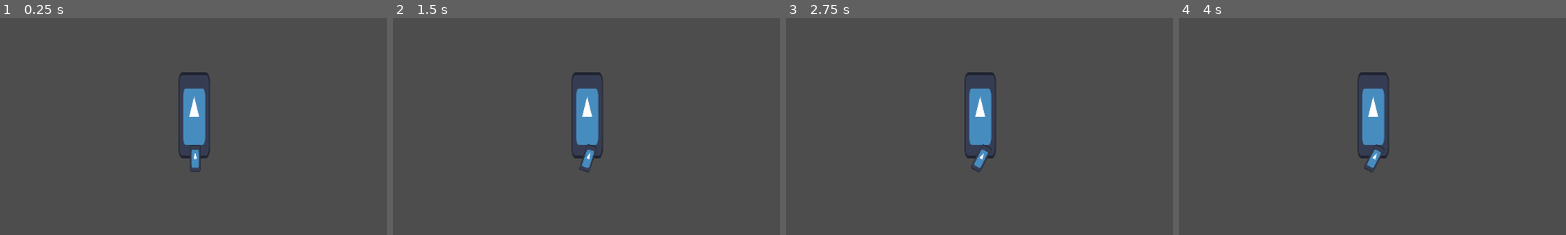
Above: before the commit, frames 1-4 (left to right).
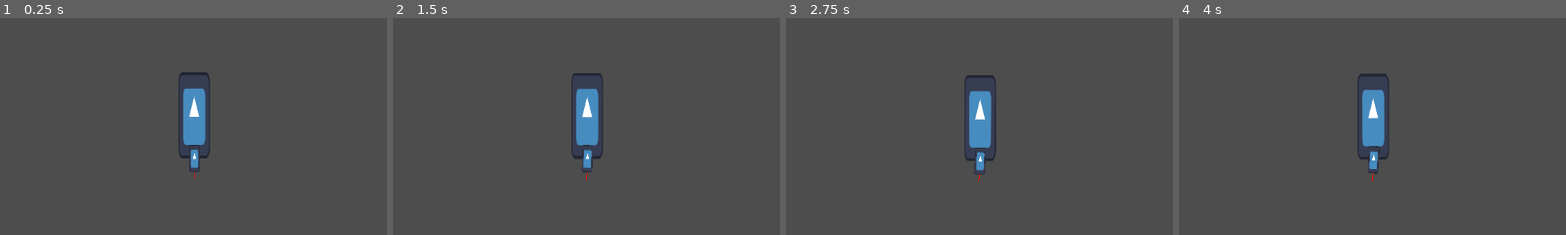
Above: after the commit, the same moments.

Repository: DwoaC/player_physics
Game: Godot game, scene res://player.tscn
Same seed, same stepped clock (60 frames per second), same inputs: the game is played once before the commit and once after it. The engine's default icon, where the game draws it, is replaced by a stand-in: a white triangle on a blue panel in a dark square.
Inputs:
- Up to frame 1 (0.25 s): no input
- Up to frame 2 (1.5 s): tap Enter at 0.5 s; hold D (right) 0.53-1.28 s; tap Space at 1.25 s; hold S (backward) from 1.28 s (still down)
- Up to frame 3 (2.75 s): tap Enter at 2 s; release S (backward) at 2.03 s; hold D (right) from 2.03 s (still down)
- Up to frame 4 (4 s): tap Space at 2.75 s; release D (right) at 2.78 s; hold W (forward) 2.78-3.53 s; tap Enter at 3.5 s; hold A (left) from 3.53 s (still down)
The pictures show only the part of the screen within x 18-67%, y 20-69%; the shares and areas given below are measured in that part.

The runs differ from the first frame. In frame 1, 0.1% of the frame differs, in the area x 48-52%, y 59-75%; in frame 2, 0.2%; in frame 3, 0.8%, in the area x 46-55%, y 25-76%; in frame 4, 0.5%.

Commit message:
motor working

Diff:
--- /dev/null
+++ b/motor.gd
@@ -0,0 +1,10 @@
+extends Sprite2D
+
+
+func _draw():
+	draw_line(position, -Vector2.UP.rotated(rotation) * 100, Color(1, 0, 0, 1))
+	#draw_line(Vector2.ZERO, position * 2, Color(0., 1., 0., 1.))
+
+# Called every frame. 'delta' is the elapsed time since the previous frame.
+func _process(delta):
+	queue_redraw()
--- a/player.gd
+++ b/player.gd
@@ -1,51 +1,57 @@
 extends RigidBody2D
 
-@export var force_scale = 20.
+@export var force_scale = 200.
 
 @onready var motor = %motor
 
 var angle: float = 0:
-    get:
-        return angle
-    set(value):
-        angle = value
-        if angle < -limit:
-            angle = -limit
-        elif angle > limit:
-            angle = limit
+	get:
+		return angle
+	set(value):
+		angle = value
+		if angle < -limit:
+			angle = -limit
+		elif angle > limit:
+			angle = limit
 
-        print(angle)
+		print(angle)
 
-var n_steps: float = 20.
+var n_steps: float = 200.
 var delta_angle: float = PI / n_steps
-var limit: float = (PI / n_steps) * (n_steps * 1./5.)
+var limit: float = (PI / n_steps) * (n_steps * 1./25.)
 
-func _process(delta):
-    pass
+
+func _physics_process(delta):
+	pass
 
 func _input(event):
-    if event.is_action("left"):
-        left()
-    elif event.is_action("right"):
-        right()
-    elif event.is_action("forward"):
-        forward()
-    elif event.is_action("backward"):
-        backward()
+	if event.is_action("left"):
+		left()
+	elif event.is_action("right"):
+		right()
+	elif event.is_action("forward"):
+		forward()
+	elif event.is_action("backward"):
+		backward()
+	queue_redraw()
 
 func left():
-    angle -= delta_angle
-    motor.rotation = angle
+	angle -= delta_angle
+	motor.rotation = angle
 
 func right():
-    angle += delta_angle
-    motor.rotation = angle
+	angle += delta_angle
+	motor.rotation = angle
 
 func forward():
-    var force: Vector2 = Vector2.UP.rotated(motor.rotation + rotation)
-    add_constant_force(force*force_scale, motor.position)
-    print(motor.position, ' ', global_position - motor.global_position)
+	var force: Vector2 = Vector2.UP.rotated(motor.global_rotation)
+	apply_force(force*force_scale, motor.global_position - global_position)
+	print(
+		motor.position, ' ',
+		force*force_scale, ' ',
+		global_position - motor.global_position
+	)
 
 func backward():
-    var force: Vector2 = Vector2.UP.rotated(motor.rotation)
-    add_constant_force(-force*force_scale, motor.position)
+	var force: Vector2 = Vector2.UP.rotated(motor.global_rotation)
+	apply_force(-force*force_scale, motor.global_position - global_position)
--- a/player.tscn
+++ b/player.tscn
@@ -1,29 +1,33 @@
-[gd_scene load_steps=4 format=3 uid="uid://cjhrs2kh30060"]
+[gd_scene load_steps=5 format=3 uid="uid://cjhrs2kh30060"]
 
 [ext_resource type="Texture2D" uid="uid://c012el4edc6qx" path="res://icon.svg" id="1_thkf4"]
 [ext_resource type="Script" path="res://player.gd" id="1_xplhe"]
+[ext_resource type="Script" path="res://motor.gd" id="3_b6rlb"]
 
 [sub_resource type="CapsuleShape2D" id="CapsuleShape2D_6m1nc"]
 
 [node name="player" type="RigidBody2D"]
+z_index = -1
 position = Vector2(491, 272)
 gravity_scale = 0.0
-linear_damp = 10.0
-angular_damp = 10.0
+linear_damp = 1.0
+angular_damp = 1.0
 script = ExtResource("1_xplhe")
-metadata/_edit_lock_ = true
 
 [node name="CollisionShape2D" type="CollisionShape2D" parent="."]
 scale = Vector2(2.73856, 4.68715)
 shape = SubResource("CapsuleShape2D_6m1nc")
+metadata/_edit_lock_ = true
 
 [node name="body" type="Sprite2D" parent="."]
 position = Vector2(-0.499998, 0)
 scale = Vector2(0.367188, 1)
 texture = ExtResource("1_thkf4")
+metadata/_edit_lock_ = true
 
 [node name="motor" type="Sprite2D" parent="."]
 unique_name_in_owner = true
-position = Vector2(1, 64)
+position = Vector2(0, 64)
 scale = Vector2(0.12462, 0.314917)
 texture = ExtResource("1_thkf4")
+script = ExtResource("3_b6rlb")
Not shown, changed: .gitignore
